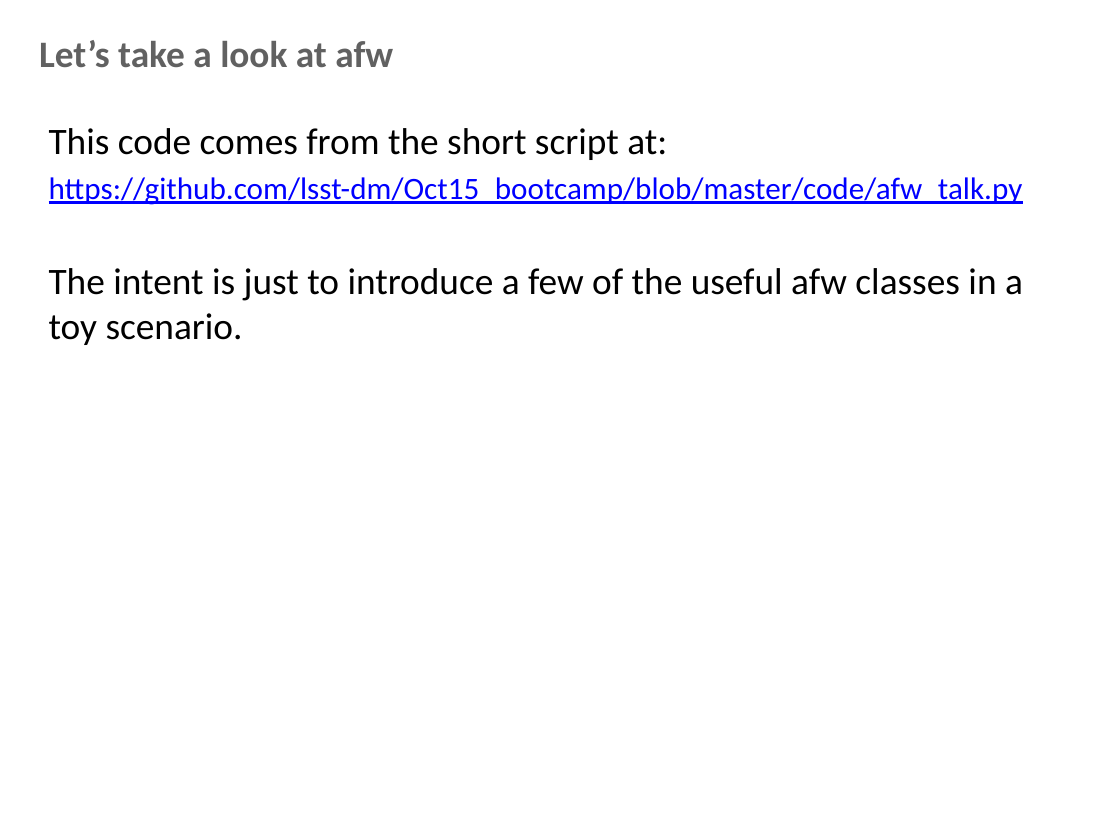
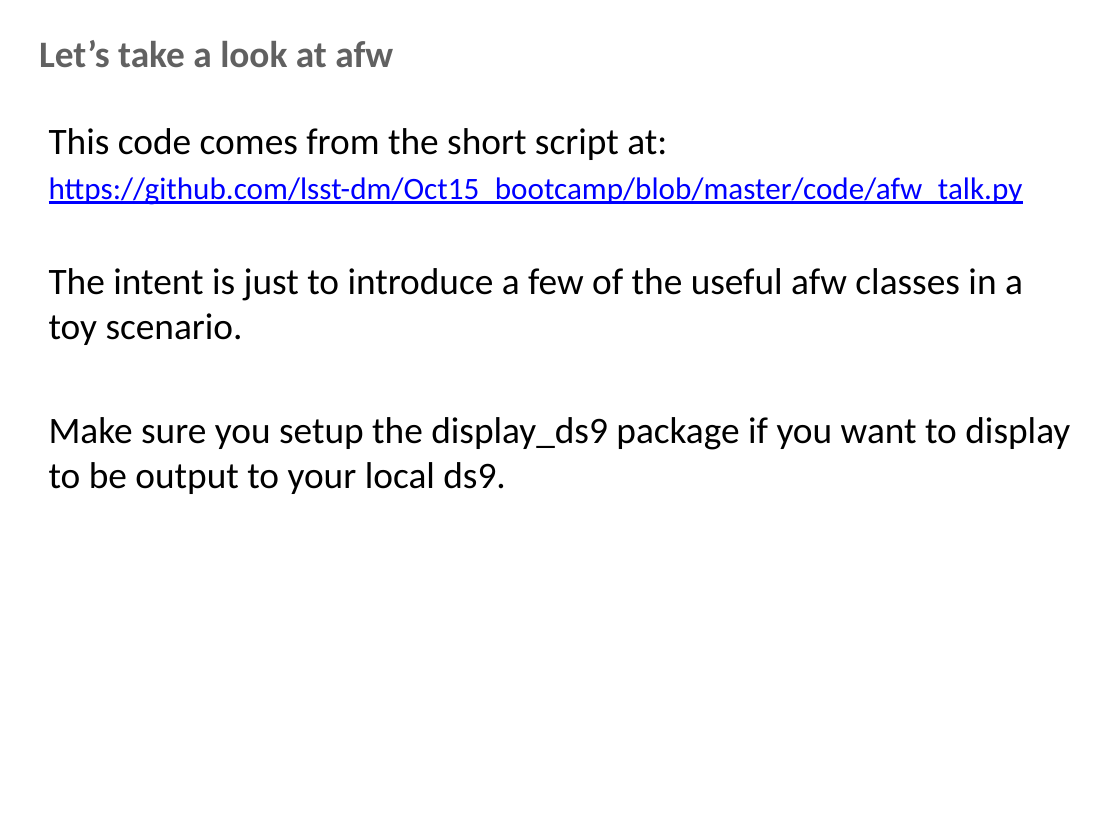
Before and after one commit to lsst-dm/Oct15_bootcamp, a slide deck: slide 10 of documents/afw_lecture.pptx. Drawn at 1120x840 pixels with LibreOffice and Linux fonts; fonts in the diff are those of the drawing; background and template pictures are left out. Boxes give left, top, right and bottom in pixels: in the first picture for what was removed or moved away, otherwise in the second. Text is boxed around its words. In the diff, an @@ line names an element or a change of style, - is before the commit and + after.

```diff
--- a/documents/afw_lecture.pptx
+++ b/documents/afw_lecture.pptx
@@ text at [49, 417, 1070, 494]: paragraph added @@
+Make sure you setup the display_ds9 package if you want to display to be output to your local ds9.
```
Also in this commit, not shown: 16 other slides changed, 10 slides added, 4 slides removed, 2 other files.
